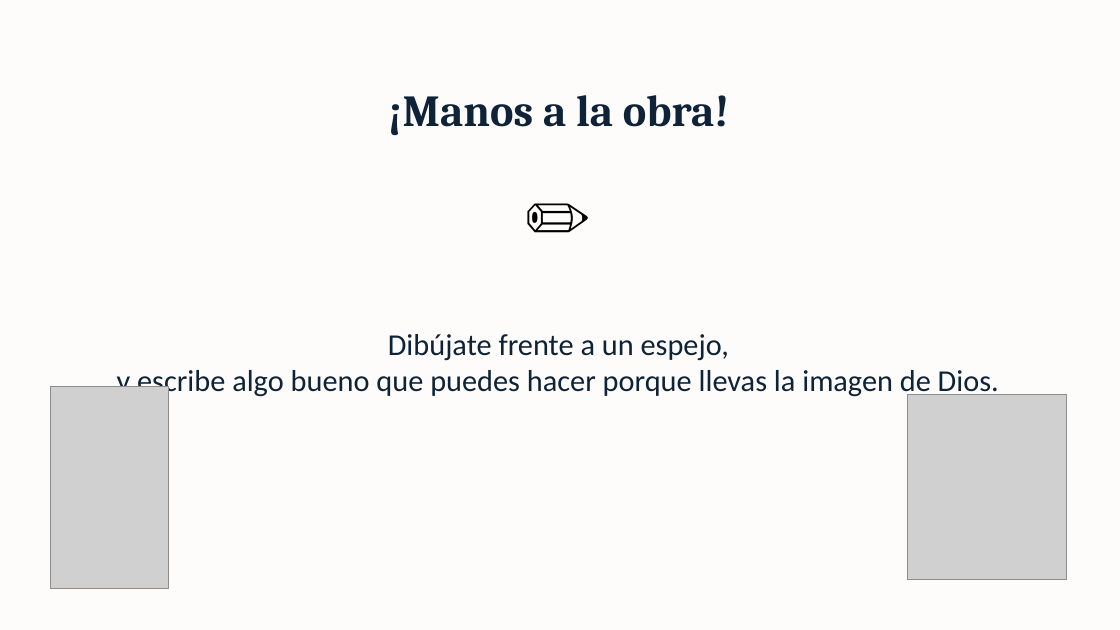
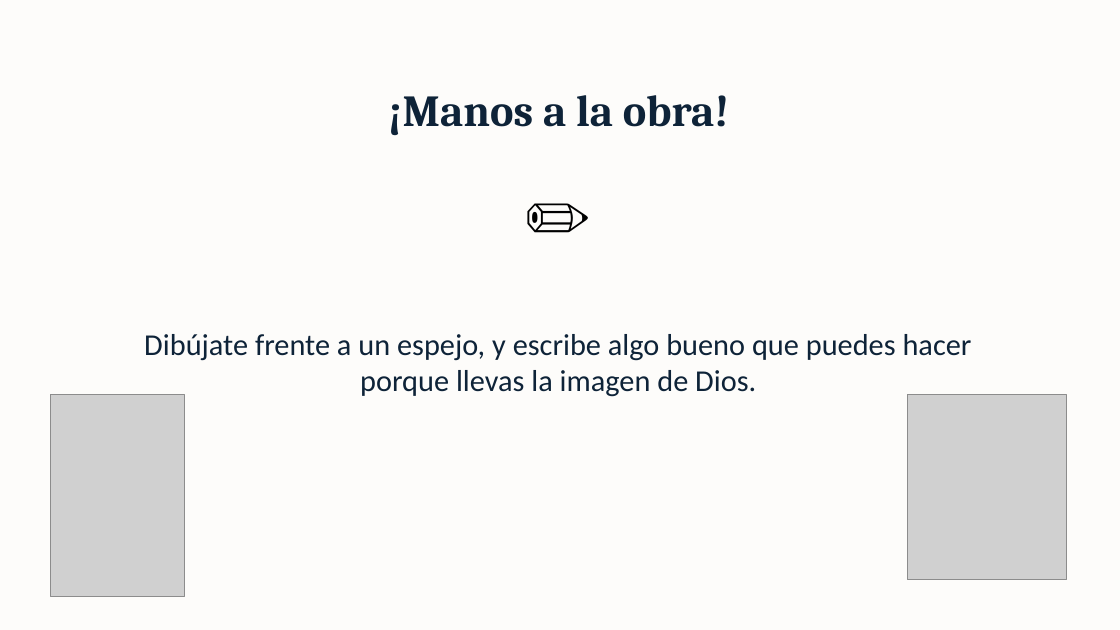
Before and after one commit to Anthonidrm/cimiento-bloque1, a slide deck: slide 8 of public/recursos-semana-2/presentacion-semana-2.pptx. Drawn at 1120x630 pixels with LibreOffice and Linux fonts; fonts in the diff are those of the drawing; grey boxes stand for pictures. Boxes give left, top, right and bottom in pixels: in the first picture for what was removed or moved away, otherwise in the second. Text is boxed around its words. In the diff, an @@ line names an element or a change of style, - is before the commit and + after.

```diff
--- a/public/recursos-semana-2/presentacion-semana-2.pptx
+++ b/public/recursos-semana-2/presentacion-semana-2.pptx
@@ text at bbox=[144, 334, 972, 397]: text changed @@
-Dibújate frente a un espejo,
-y escribe algo bueno que puedes hacer porque llevas la imagen de Dios.
+Dibújate frente a un espejo, y escribe algo bueno que puedes hacer porque llevas la imagen de Dios.
@@ picture: place and size @@
-picture at bbox=[50, 386, 169, 588]
+picture at bbox=[50, 395, 185, 597]
```
Also in this commit, not shown: 4 other slides changed, 50 other files.
